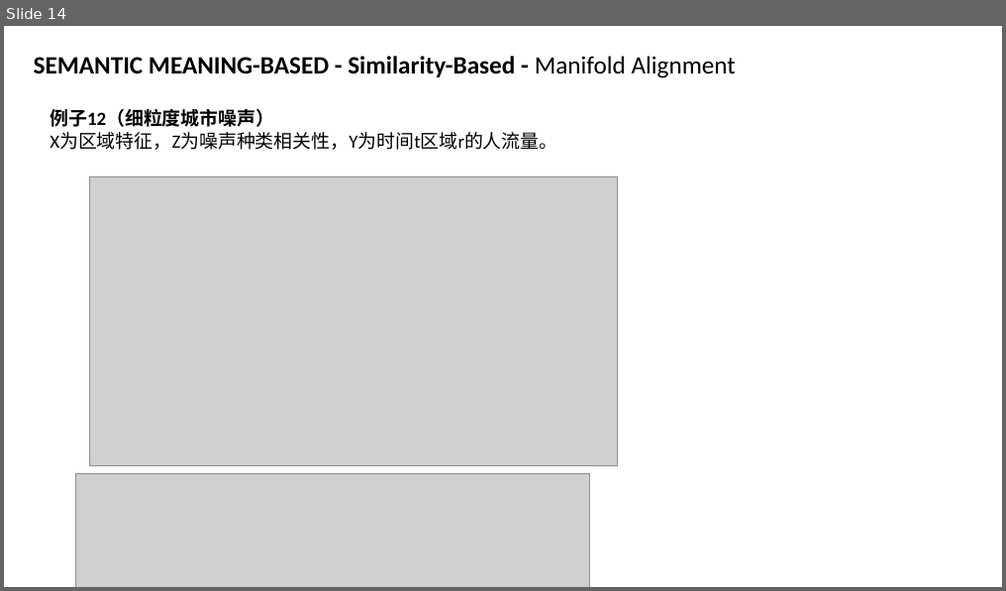
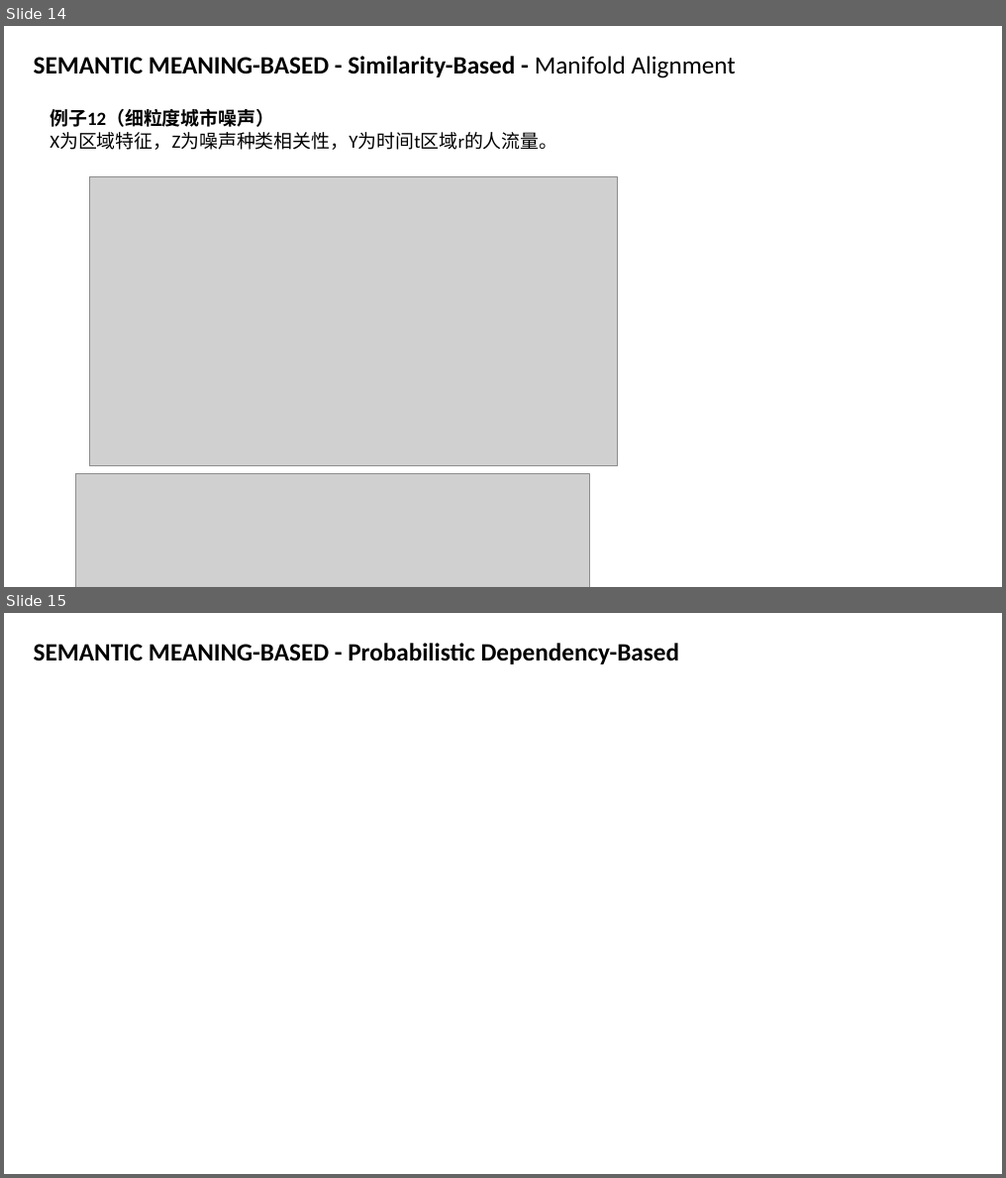
Before and after one commit to zhengsai168/zhengsai-awesome, a slide deck: paper-note/Urban-Computing/多源数据融合-综述.pptx. Shown one above the other, each under a label of ours: slide 14 before the commit, slides 14 and 15 after it. The pictures are 1006x591 and 1006x1178 pixels, drawn with LibreOffice and Linux fonts; fonts in the diff are those of the drawing; grey boxes stand for pictures. Boxes give left, top, right and bottom in pixels: in the first picture for what was removed or moved away, otherwise in the second. Text is boxed around its words. In the diff, an @@ line names an element or a change of style, - is before the commit and + after.

```diff
--- a/paper-note/Urban-Computing/多源数据融合-综述.pptx
+++ b/paper-note/Urban-Computing/多源数据融合-综述.pptx
@@ slide 15 added at [4,613,1002,1174], background #FFFFFF @@
@@ text added at [34,643,680,664], 24 pt, text #000000, bold @@
+SEMANTIC MEANING-BASED - Probabilistic Dependency-Based
```
Also in this commit, not shown: 4 other slides added, 5 slides removed, 5 other files.
